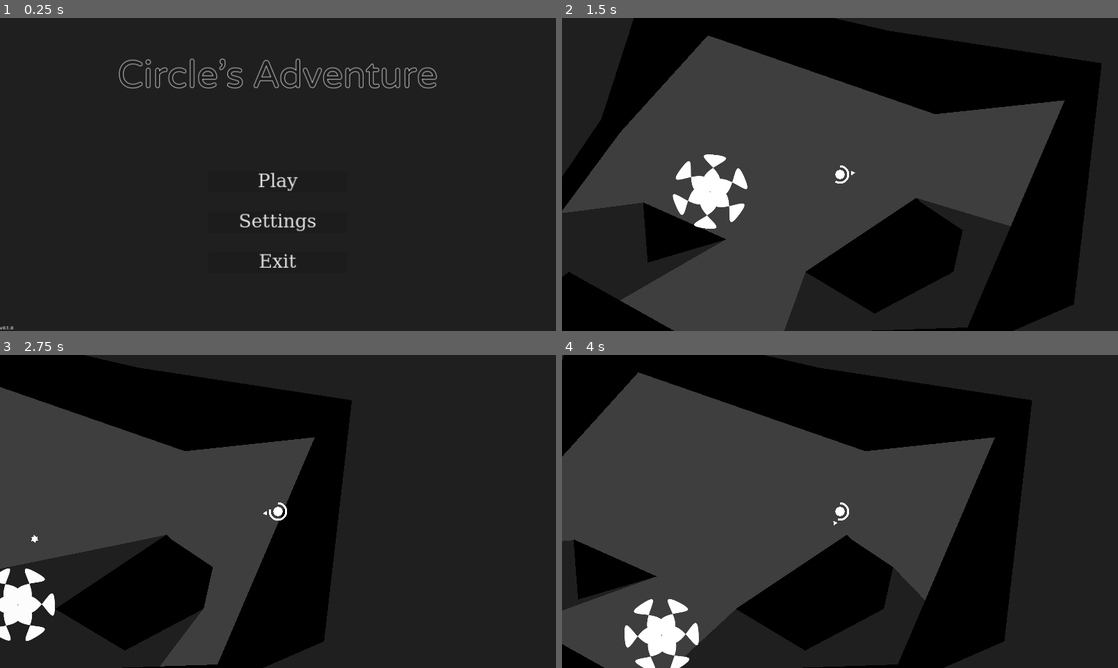
Above: before the commit, frames 1-4 (two rows, left to right).
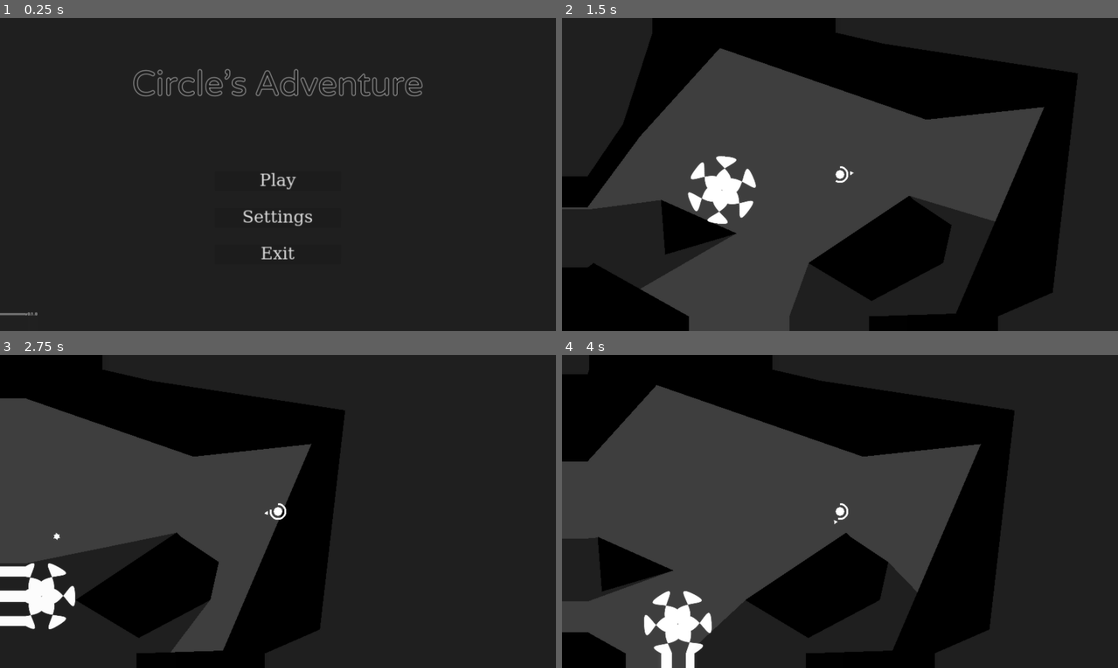
Above: after the commit, the same moments.

Repository: Quicksilver151/Circles-Adventure
Game: Godot game, scene res://Scenes/Menu.tscn
Same seed, same stepped clock (60 frames per second), same inputs: the game is played once before the commit and once after it.
Inputs (mouse positions are in pixels of both pictures, inside the frame that each line leads up to):
- Up to frame 1 (0.25 s): no input
- Up to frame 2 (1.5 s): click "Play" at 0.5 s; tap Enter (ui_accept) at 1.25 s; move the mouse to (962, 158) at 1.27 s; hold Right (ui_right) from 1.28 s (still down); hold Shift (a_dash) from 1.28 s (still down)
- Up to frame 3 (2.75 s): keep holding Right (ui_right); tap Enter (ui_accept) at 1.52, 2.27 s; move the mouse to (166, 527) at 2.02 s; release Shift (a_dash) at 2.03 s; tap Space (a_shoot) at 2.1 s
- Up to frame 4 (4 s): move the mouse to (895, 442) at 2.77 s; release Right (ui_right) at 2.78 s; hold Left (ui_left) 2.78-3.53 s; hold Shift (a_dash) 2.78-3.53 s; move the mouse to (812, 574) at 3.52 s; hold Right (ui_right) from 3.53 s (still down); tap Space (a_shoot) at 3.6 s; tap Enter (ui_accept) at 3.77 s

The runs differ from the first frame. In frame 1, 2.9% of the frame differs, in the area x 0-79%, y 12-100%; in frame 2, 20%, in the area x 0-98%, y 0-100%; in frame 3, 7.4%; in frame 4, 15%.

Commit message:
experimented with shaders

Diff:
--- /dev/null
+++ b/Objects/ObjectAssets/BGLayer.gdshader
@@ -0,0 +1,5 @@
+shader_type canvas_item;
+
+void fragment() {
+	// Place fragment code here.
+}
--- /dev/null
+++ b/Objects/ObjectAssets/BGLayer.tres
@@ -0,0 +1,131 @@
+[gd_resource type="VisualShader" load_steps=12 format=3 uid="uid://bdv7nqv8tuil0"]
+
+[sub_resource type="VisualShaderNodeTexture" id="VisualShaderNodeTexture_dov21"]
+output_port_for_preview = 0
+source = 1
+
+[sub_resource type="VisualShaderNodeVectorDecompose" id="VisualShaderNodeVectorDecompose_l5npj"]
+output_port_for_preview = 0
+default_input_values = [0, Vector2(0, 0)]
+op_type = 0
+
+[sub_resource type="VisualShaderNodeFloatOp" id="VisualShaderNodeFloatOp_ond7b"]
+output_port_for_preview = 0
+default_input_values = [0, 0.0, 1, -0.05]
+
+[sub_resource type="VisualShaderNodeFloatOp" id="VisualShaderNodeFloatOp_7qgy0"]
+output_port_for_preview = 0
+default_input_values = [0, 0.1, 1, -0.05]
+
+[sub_resource type="VisualShaderNodeVectorCompose" id="VisualShaderNodeVectorCompose_xol5f"]
+output_port_for_preview = 0
+op_type = 0
+
+[sub_resource type="VisualShaderNodeInput" id="VisualShaderNodeInput_7shxs"]
+output_port_for_preview = 0
+input_name = "screen_uv"
+
+[sub_resource type="VisualShaderNodeVectorOp" id="VisualShaderNodeVectorOp_w6o2j"]
+output_port_for_preview = 0
+default_input_values = [0, Vector2(0, 0), 1, Vector2(0, 0)]
+op_type = 0
+
+[sub_resource type="VisualShaderNodeInput" id="VisualShaderNodeInput_7l3v0"]
+output_port_for_preview = 0
+input_name = "screen_uv"
+
+[sub_resource type="VisualShaderNodeVectorOp" id="VisualShaderNodeVectorOp_ukrro"]
+output_port_for_preview = 0
+default_input_values = [0, Vector2(0.1, 0.1), 1, Vector2(0, 0)]
+op_type = 0
+operator = 2
+
+[sub_resource type="VisualShaderNodeInput" id="VisualShaderNodeInput_v01ws"]
+output_port_for_preview = 0
+input_name = "vertex"
+
+[sub_resource type="VisualShaderNodeInput" id="VisualShaderNodeInput_btlko"]
+output_port_for_preview = 0
+input_name = "uv"
+
+[resource]
+code = "shader_type canvas_item;
+uniform sampler2D screen_tex_frg_11 : hint_screen_texture;
+
+
+
+void fragment() {
+// Input:2
+	vec2 n_out2p0 = SCREEN_UV;
+
+
+// Input:5
+	vec2 n_out5p0 = SCREEN_UV;
+
+
+// VectorOp:6
+	vec2 n_in6p0 = vec2(0.10000, 0.10000);
+	vec2 n_out6p0 = n_in6p0 * n_out5p0;
+
+
+// VectorOp:4
+	vec2 n_out4p0 = n_out2p0 + n_out6p0;
+
+
+// VectorDecompose:12
+	float n_out12p0 = n_out4p0.x;
+	float n_out12p1 = n_out4p0.y;
+
+
+// FloatOp:13
+	float n_in13p1 = -0.05000;
+	float n_out13p0 = n_out12p0 + n_in13p1;
+
+
+// FloatOp:14
+	float n_in14p1 = -0.05000;
+	float n_out14p0 = n_out12p1 + n_in14p1;
+
+
+// VectorCompose:15
+	vec2 n_out15p0 = vec2(n_out13p0, n_out14p0);
+
+
+	vec4 n_out11p0;
+// Texture2D:11
+	n_out11p0 = texture(screen_tex_frg_11, n_out15p0);
+
+
+// Output:0
+	COLOR.rgb = vec3(n_out11p0.xyz);
+
+
+}
+"
+graph_offset = Vector2(-612.642, 435.586)
+mode = 1
+flags/light_only = false
+nodes/vertex/2/node = SubResource("VisualShaderNodeInput_btlko")
+nodes/vertex/2/position = Vector2(-310.066, -29.6801)
+nodes/fragment/0/position = Vector2(640, 100)
+nodes/fragment/2/node = SubResource("VisualShaderNodeInput_7shxs")
+nodes/fragment/2/position = Vector2(-600, 40)
+nodes/fragment/4/node = SubResource("VisualShaderNodeVectorOp_w6o2j")
+nodes/fragment/4/position = Vector2(-320, 240)
+nodes/fragment/5/node = SubResource("VisualShaderNodeInput_7l3v0")
+nodes/fragment/5/position = Vector2(-980, 380)
+nodes/fragment/6/node = SubResource("VisualShaderNodeVectorOp_ukrro")
+nodes/fragment/6/position = Vector2(-580, 420)
+nodes/fragment/8/node = SubResource("VisualShaderNodeInput_v01ws")
+nodes/fragment/8/position = Vector2(-900, 60)
+nodes/fragment/11/node = SubResource("VisualShaderNodeTexture_dov21")
+nodes/fragment/11/position = Vector2(380, 200)
+nodes/fragment/12/node = SubResource("VisualShaderNodeVectorDecompose_l5npj")
+nodes/fragment/12/position = Vector2(-120, 660)
+nodes/fragment/13/node = SubResource("VisualShaderNodeFloatOp_ond7b")
+nodes/fragment/13/position = Vector2(80, 560)
+nodes/fragment/14/node = SubResource("VisualShaderNodeFloatOp_7qgy0")
+nodes/fragment/14/position = Vector2(80, 860)
+nodes/fragment/15/node = SubResource("VisualShaderNodeVectorCompose_xol5f")
+nodes/fragment/15/position = Vector2(300, 620)
+nodes/fragment/connections = PackedInt32Array(2, 0, 4, 0, 11, 0, 0, 0, 4, 0, 12, 0, 12, 0, 13, 0, 15, 0, 11, 0, 13, 0, 15, 0, 14, 0, 15, 1, 12, 1, 14, 0, 5, 0, 6, 1, 6, 0, 4, 1)
--- a/Objects/ObjectAssets/BGLayer.tscn
+++ b/Objects/ObjectAssets/BGLayer.tscn
@@ -1,7 +1,8 @@
-[gd_scene load_steps=7 format=3 uid="uid://bc3wbtkvrc7u3"]
+[gd_scene load_steps=9 format=3 uid="uid://bc3wbtkvrc7u3"]
 
 [ext_resource type="Script" path="res://Components/CustomParticles.gd" id="1_exxo5"]
 [ext_resource type="PackedScene" uid="uid://6olf1ngk7u4t" path="res://Objects/ObjectAssets/WarpedParticles.tscn" id="2_kupcg"]
+[ext_resource type="Shader" uid="uid://bdv7nqv8tuil0" path="res://Objects/ObjectAssets/BGLayer.tres" id="3_fwjoe"]
 
 [sub_resource type="Gradient" id="Gradient_o04am"]
 offsets = PackedFloat32Array(0, 0.183673, 0.765306, 1)
@@ -30,6 +31,9 @@
 glow_strength = 1.88
 glow_bloom = 0.38
 glow_hdr_threshold = 1.44
+
+[sub_resource type="ShaderMaterial" id="ShaderMaterial_bmxaq"]
+shader = ExtResource("3_fwjoe")
 
 [node name="BGLayer" type="CanvasLayer"]
 layer = -1
@@ -145,10 +149,19 @@
 environment = SubResource("Environment_bkenv")
 
 [node name="CanvasLayer" type="CanvasLayer" parent="."]
-visible = false
 
 [node name="CustomParticles2" type="Polygon2D" parent="CanvasLayer"]
+visible = false
 color = Color(1, 1, 1, 0)
 polygon = PackedVector2Array(96, 128, 32, 16, 192, 64, 304, 16, 416, 32, 576, 32, 688, 16, 880, 16, 992, 32, 1088, 48,  …(419 unchanged characters)…
 script = ExtResource("1_exxo5")
 particle_instance = ExtResource("2_kupcg")
+
+[node name="ColorRect" type="ColorRect" parent="CanvasLayer"]
+material = SubResource("ShaderMaterial_bmxaq")
+anchors_preset = 15
+anchor_right = 1.0
+anchor_bottom = 1.0
+grow_horizontal = 2
+grow_vertical = 2
+mouse_filter = 2
--- a/Objects/ObjectAssets/WarpedParticles.tscn
+++ b/Objects/ObjectAssets/WarpedParticles.tscn
@@ -41,16 +41,19 @@
 polygon = PackedVector2Array(-48, -64, 0, -96, 32, -64, 96, -64, 96, 32, 32, 96, -64, 80, -32, 16)
 
 [node name="Polygon2D2" type="Polygon2D" parent="."]
+visible = false
 modulate = Color(0, 0, 0, 0.286275)
 position = Vector2(144, 96)
 polygon = PackedVector2Array(-64, -64, 0, -64, 80, -112, 112, -64, 128, -16, 96, 96, -16, 128, -80, 80, -64, -32)
 
 [node name="Polygon2D3" type="Polygon2D" parent="."]
+visible = false
 modulate = Color(0, 0, 0, 0.286275)
 position = Vector2(208, 48)
 polygon = PackedVector2Array(-16, -96, 144, -16, 48, 80, -96, 144, -208, 0, -208, -48, -272, -128, -112, -128)
 
 [node name="Polygon2D4" type="Polygon2D" parent="."]
+visible = false
 modulate = Color(0, 0, 0, 0.286275)
 position = Vector2(192, 64)
 polygon = PackedVector2Array(-112, -96, -32, -80, 64, -80, 80, -16, 176, -16, 80, 96, 5.88556, 122.469, -144, 176, -128, 48, -192, -32)
@@ -61,6 +64,7 @@
 polygon = PackedVector2Array(-64, 0, -16, -160, 48, -80, 144, -64, 32, 80, -32, 32, -112, 48)
 
 [node name="Polygon2D6" type="Polygon2D" parent="."]
+visible = false
 modulate = Color(0, 0, 0, 0.286275)
 position = Vector2(48, 128)
 polygon = PackedVector2Array(-96, -64, 144, -144, 128, -48, 160, 0, 0, 96, -48, 64, -128, 32, -144, -32)
@@ -71,6 +75,7 @@
 polygon = PackedVector2Array(-112, -112, -144, 0, -16, 32, -16, 80, 112, 48, 128, -32, 128, -128, 0, -144, -48, -112)
 
 [node name="Polygon2D8" type="Polygon2D" parent="."]
+visible = false
 modulate = Color(0, 0, 0, 0.286275)
 position = Vector2(48, 80)
 polygon = PackedVector2Array(-128, -64, -144, 64, 32, 64, 160, 112, 176, -16, 240, -112, 48, -96, -48, -176, -64, -96)
@@ -81,21 +86,25 @@
 polygon = PackedVector2Array(-176, -96, -160, -16, -176, 80, -48, 80, 96, 96, 128, -48, 64, -80, -16, -128, -80, -96)
 
 [node name="Polygon2D10" type="Polygon2D" parent="."]
+visible = false
 modulate = Color(0, 0, 0, 0.286275)
 position = Vector2(112, 64)
 polygon = PackedVector2Array(-96, -48, -64, 48, 48, 32, 128, 0, 128, -80, 32, -64, -16, -160, -80, -144, -160, -112, -160, -32)
 
 [node name="Polygon2D11" type="Polygon2D" parent="."]
+visible = false
 modulate = Color(0, 0, 0, 0.286275)
 position = Vector2(80, 16)
 polygon = PackedVector2Array(-64, -112, 80, -96, 64, -32, 240, 0, 32, 224, -160, 208, -224, 128, -176, 16, -224, -112)
 
 [node name="Polygon2D12" type="Polygon2D" parent="."]
+visible = false
 modulate = Color(0, 0, 0, 0.286275)
 position = Vector2(0, 48)
 polygon = PackedVector2Array(-48, -96, 0, -160, 48, -128, 144, -112, 240, -112, 224, 16, 128, 128, -80, 272, -240, -112)
 
 [node name="Polygon2D13" type="Polygon2D" parent="."]
+visible = false
 modulate = Color(0, 0, 0, 0.286275)
 position = Vector2(-32, 32)
 polygon = PackedVector2Array(-80, 0, -80, 48, -128, 160, -64, 192, 128, 48, 208, -80, 112, -144, -112, -80)
--- a/project.godot
+++ b/project.godot
@@ -14,6 +14,7 @@
 run/main_scene="res://Scenes/Menu.tscn"
 config/features=PackedStringArray("4.0", "GL Compatibility")
 config/icon="res://Assets/Sprites/Circle.svg"
+config/tags=PackedStringArray("serious")
 
 [autoload]
 
